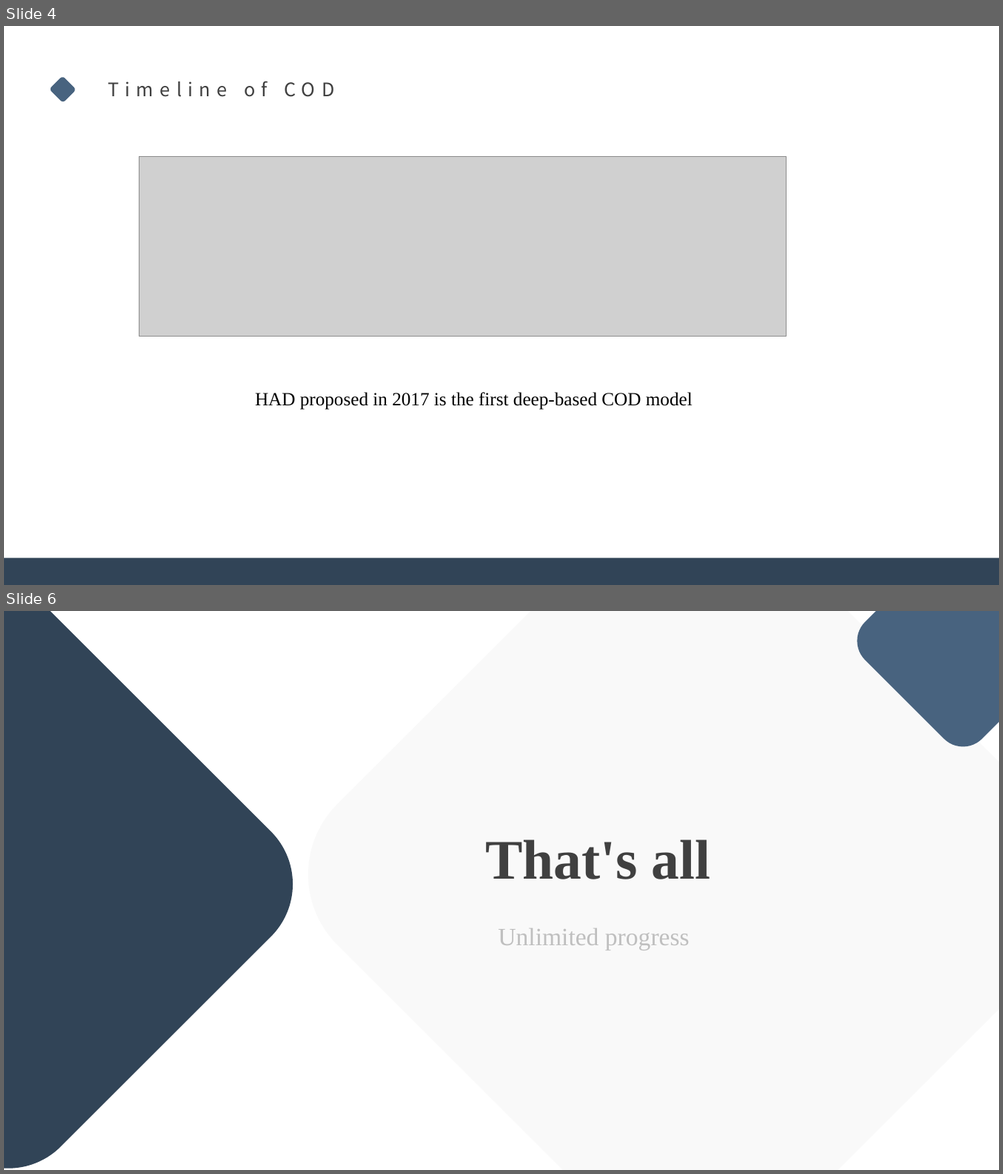
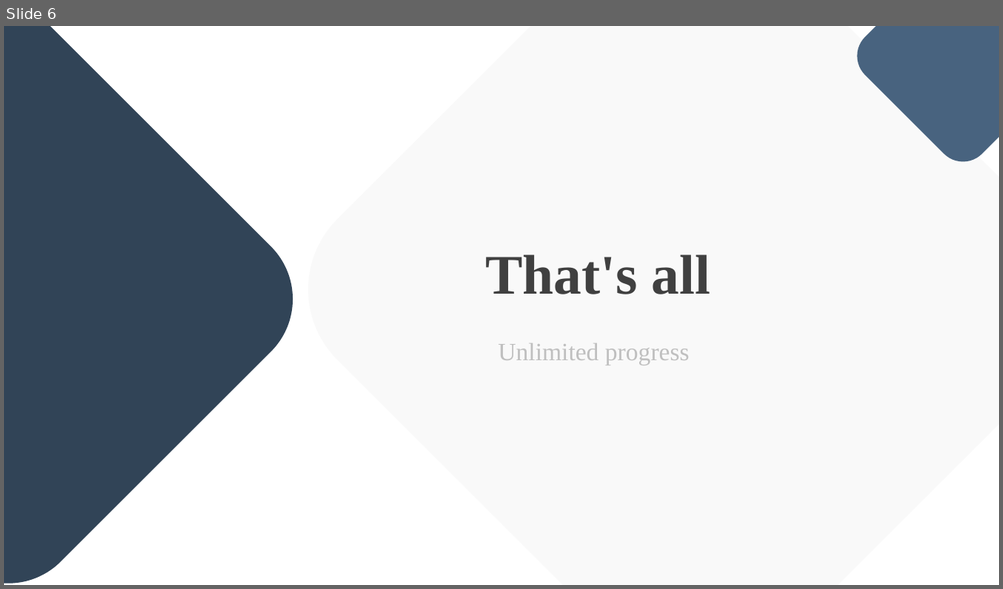
Before and after one commit to LSTM-Kirigaya/DIY-PPT-Template, a slide deck: 深蓝简约.pptx. Shown one above the other, each under a label of ours: slides 4 and 6 before the commit, slide 6 after it; the slides between them are not shown. The pictures are 1003x1174 and 1003x589 pixels, drawn with LibreOffice and Linux fonts; fonts in the diff are those of the drawing; grey boxes stand for pictures. Boxes give left, top, right and bottom in pixels: in the first picture for what was removed or moved away, otherwise in the second. Text is boxed around its words. In the diff, an @@ line names an element or a change of style, - is before the commit and + after.

```diff
--- a/深蓝简约.pptx
+++ b/深蓝简约.pptx
@@ slide 4 removed at box(4, 26, 999, 585), background #FFFFFF @@
@@ rounded rectangle removed at box(49, 76, 77, 102) @@
@@ text removed at box(108, 81, 334, 97) @@
-Timeline of COD
@@ picture removed at box(139, 156, 786, 336) @@
@@ text removed at box(255, 392, 692, 410) @@
-HAD proposed in 2017 is the first deep-based COD model
@@ rectangle removed at box(4, 559, 999, 585) @@
```
Also in this commit, not shown: 1 slide changed, 4 slides added, 3 other slides removed, 4 other files.
